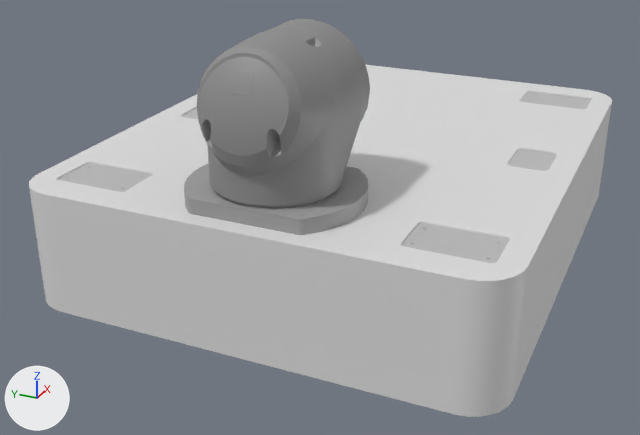
One commit to the COLLADA model models/rby1m/urdf/meshes/base.dae: the scene before it, then after it.
The view is the same before and after, from a camera (50 mm lens) standing at (-1.083, -0.431, 0.589) and looking at (-0.07, 0.025, 0.082). Lighting does not change. The marker at lower left points along +X, +Y and +Z.

In view in the first picture: 'base'.
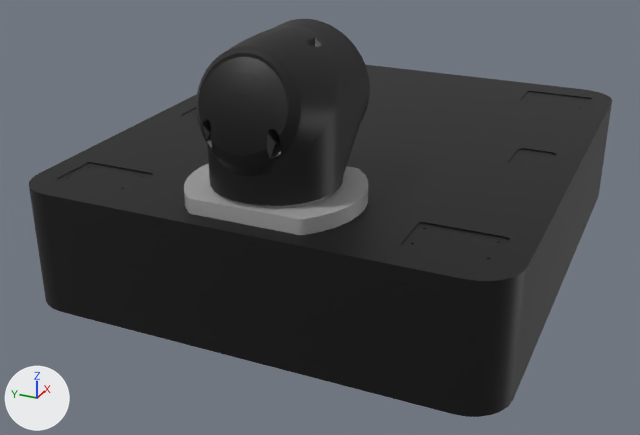
Location of each change, [x1, y1, x2, y2] in pixels of the pictures (640 x 435 px):
'base', recoloured (grey to black)
    both: [29, 19, 612, 417]

What the commit changed:
Material '70,70,70' (mat_70_70_70) changes colour from grey #8f8f8f to black #000000; in linear values from (0.275, 0.275, 0.275) to (0.0, 0.0, 0.0).
Material '69,69,69' (mat_69_69_69) changes colour from grey #8e8e8e to black #000000; in linear values from (0.271, 0.271, 0.271) to (0.0, 0.0, 0.0).
Material '191,191,191' (mat_191_191_191) changes colour from light grey #e0e0e0 to black #000000; in linear values from (0.749, 0.749, 0.749) to (0.0, 0.0, 0.0).
Material '130,130,130' (mat_130_130_130) changes colour from grey #bdbdbd to black #000000; in linear values from (0.51, 0.51, 0.51) to (0.0, 0.0, 0.0).
